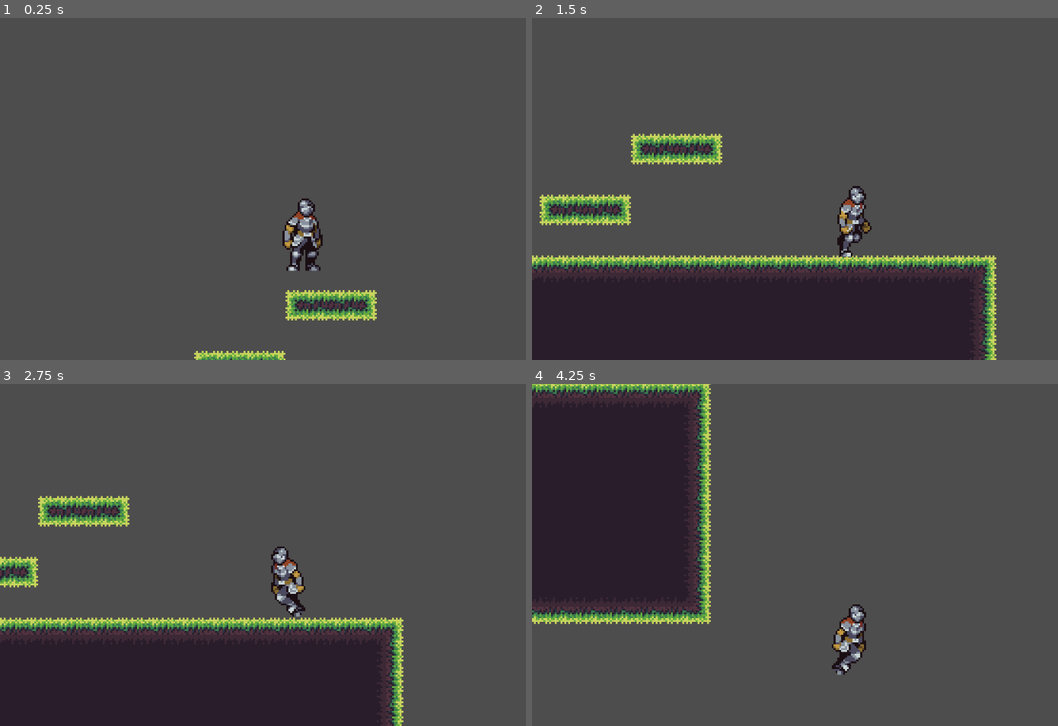
Above: before the commit, frames 1-4 (two rows, left to right).
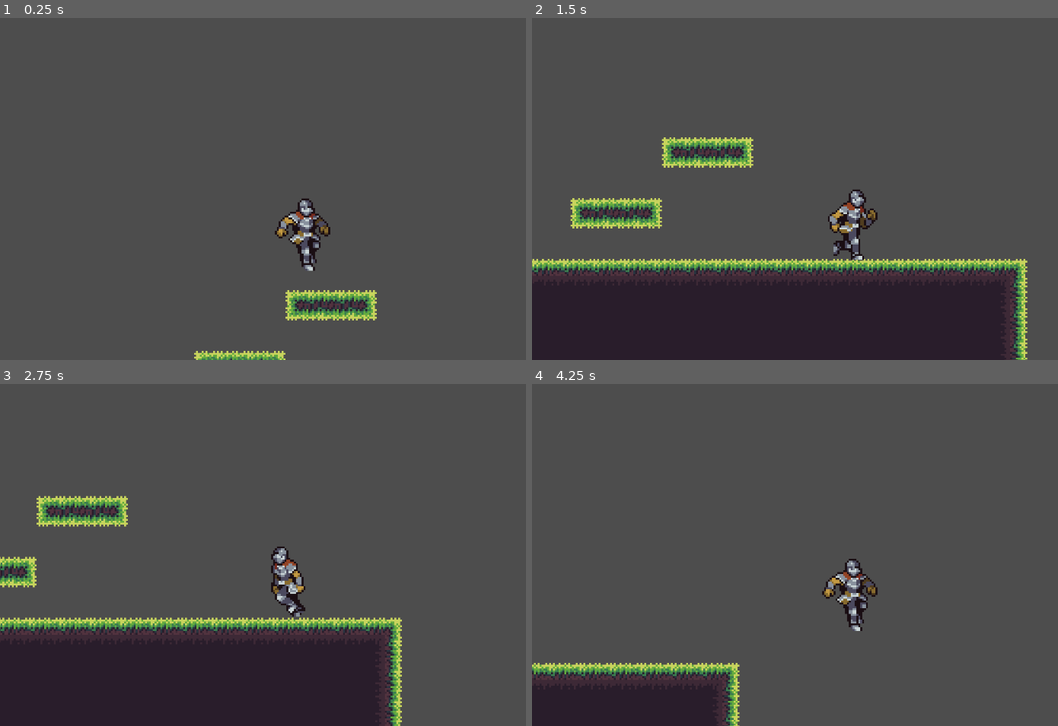
Above: after the commit, the same moments.

Repository: Juexis/state-machine
Game: Godot game, scene res://Levels/world.tscn
The game is run twice, just before and just after one commit, with the same random seed, the same clock (stepped at 60 frames per second) and the same inputs.
Inputs:
- Up to frame 1 (0.25 s): no input
- Up to frame 2 (1.5 s): hold Right (move_right) from 0.53 s (still down); tap Z (jump) at 0.6, 0.77, 1.07 s; tap Shift (dash) at 1.35 s
- Up to frame 3 (2.75 s): tap Z (jump) at 1.52, 1.55, 1.82, 2.1 s; release Right (move_right) at 2.03 s; hold Left (move_left) from 2.03 s (still down)
- Up to frame 4 (4.25 s): release Left (move_left) at 2.78 s; hold Right (move_right) from 2.78 s (still down); tap Shift (dash) at 2.85 s; tap Z (jump) at 3.02, 3.05, 3.32, 3.6, 3.77, 4.07 s

The runs differ from the first frame. In frame 1, 0.8% of the frame differs, in the area x 52-63%, y 53-74%; in frame 2, 10%; in frame 3, 3.5%; in frame 4, 32%, in the area x 0-66%, y 0-100%.

Commit message:
implemented run, jump, and fall
Goal met: functioning player with node-based state machine

Solutions:
- gravity must be applied prior to state logic and move_and_slide()

- make sure move_toward() is in a if statement

Weird bugs:
- before move and slide and state logic in Player.gd, the velocity.y is stuck at 14.7 for some reason

- fall state switch in idle.gd needs to be in process_frame or it acts weird (when in process_input)

- air resistance/friction needs to be put in an else statement in both jump.gd and fall.gd, this wasn't the case in the enum one

- Player feels weirdly faster in the air, i don't know how to explain it or fix it

Diff:
--- a/state-machine/Scripts/Player States/fall.gd
+++ b/state-machine/Scripts/Player States/fall.gd
@@ -1 +1,18 @@
 extends State
+
+@export var idle_state: State
+
+var air_accel: int = 200
+var air_fric: int = 200
+
+func process_physics(delta):
+	var input_axis = Input.get_axis("move_left","move_right")
+
+	if input_axis:
+		parent.velocity.x = move_toward(parent.velocity.x, 120 * input_axis, air_accel * delta)
+		parent.animations.flip_h = input_axis < 0
+	else:
+		parent.velocity.x = move_toward(parent.velocity.x, 0 * input_axis, air_fric * delta)
+
+	if parent.is_on_floor():
+		return idle_state
--- a/state-machine/Scripts/Player States/idle.gd
+++ b/state-machine/Scripts/Player States/idle.gd
@@ -2,12 +2,20 @@
 
 @export var run_state: State
 
-func enter():
-	super()
+@export var jump_state: State
 
+@export var fall_state: State
 
-func process_input(input):
-	var input_axis = Input.get_axis("move_left","move_right")
+func process_physics(delta):
+	# set velocity back to zero
+	parent.velocity.x = move_toward(parent.velocity.x, 0, 550 * delta)
 
-	if(input_axis):
+	if Input.is_action_pressed("move_left") or Input.is_action_pressed("move_right"):
 		return run_state
+
+	if Input.is_action_just_pressed("jump"):
+		return jump_state
+
+func process_frame(delta):
+	if parent.velocity.y > 0:
+		return fall_state
--- a/state-machine/Scripts/Player States/jump.gd
+++ b/state-machine/Scripts/Player States/jump.gd
@@ -1 +1,23 @@
 extends State
+
+@export var fall_state: State
+
+var jump_vel: int = -250
+var air_accel: int = 200
+var air_fric: int = 200
+
+func enter():
+	super()
+	parent.velocity.y += jump_vel
+
+func process_physics(delta):
+	var input_axis = Input.get_axis("move_left","move_right")
+
+	if input_axis:
+		parent.velocity.x = move_toward(parent.velocity.x, 120 * input_axis, air_accel * delta)
+		parent.animations.flip_h = input_axis < 0
+	else:
+		parent.velocity.x = move_toward(parent.velocity.x, 0, air_fric * delta)
+
+	if parent.velocity.y > 0:
+		return fall_state
--- a/state-machine/Scripts/Player States/run.gd
+++ b/state-machine/Scripts/Player States/run.gd
@@ -2,22 +2,32 @@
 
 @export var idle_state: State
 
+@export var jump_state: State
+
+@export var fall_state: State
+
 var speed: int = 120
-var acceleration: int = 800
+var acceleration: int = 700
+
+func process_input(input):
+	if Input.is_action_just_pressed("jump"):
+		return jump_state
+
+	if parent.velocity.y > 0:
+		return fall_state
 
 func process_physics(delta):
 	var input_axis: float = Input.get_axis("move_left","move_right")
-	parent.velocity.x = move_toward(parent.velocity.x, speed * input_axis, acceleration * delta)
 
-	# handle character flipping
-	if input_axis < 0:
-		parent.animations.flip_h = true
-	elif input_axis > 0:
-		parent.animations.flip_h = false
+	if input_axis:
+		parent.velocity.x = move_toward(parent.velocity.x, speed * input_axis, acceleration * delta)
 
+		# handle character flipping
+		parent.animations.flip_h = input_axis < 0
 
 	if !input_axis:
-		while (parent.velocity.x != 0):
-			print(parent.velocity.x)
-			parent.velocity.x = move_toward(parent.velocity.x, 0, 20 * delta)
-		return idle_state
+		parent.velocity.x = move_toward(parent.velocity.x, 0, 450 * delta)
+
+		# wait until friction is done
+		if parent.velocity.x == 0:
+			return idle_state
--- a/state-machine/Scripts/player.gd
+++ b/state-machine/Scripts/player.gd
@@ -17,6 +17,7 @@
 	velocity += get_gravity() * 0.9 * delta # apply gravity before state logic
 	state_machine.process_physics(delta)
 	move_and_slide()
+	#print(velocity)
 
 func _process(delta: float) -> void:
 	state_machine.process_frame(delta)
--- a/state-machine/Scripts/state_machine.gd
+++ b/state-machine/Scripts/state_machine.gd
@@ -23,7 +23,7 @@
 
 func process_physics(delta: float) -> void:
 	var new_state = current_state.process_physics(delta)
-	print(current_state)
+	#print(current_state)
 	if new_state:
 		change_state(new_state)
 
--- a/state-machine/player.tscn
+++ b/state-machine/player.tscn
@@ -1,10 +1,12 @@
-[gd_scene load_steps=7 format=3 uid="uid://bs06r7jtf2gne"]
+[gd_scene load_steps=9 format=3 uid="uid://bs06r7jtf2gne"]
 
 [ext_resource type="SpriteFrames" uid="uid://drcvpu67u5b55" path="res://Animations/player.tres" id="1_4flbx"]
 [ext_resource type="Script" uid="uid://bwm88ejo8hvon" path="res://Scripts/player.gd" id="1_onrkg"]
 [ext_resource type="Script" uid="uid://bomdm66paxyuj" path="res://Scripts/state_machine.gd" id="3_i3pqv"]
 [ext_resource type="Script" uid="uid://cbwt3i44geip2" path="res://Scripts/Player States/idle.gd" id="4_hqtel"]
 [ext_resource type="Script" uid="uid://ohlenoi346ic" path="res://Scripts/Player States/run.gd" id="5_sweqy"]
+[ext_resource type="Script" uid="uid://cpc8mk4x28tr1" path="res://Scripts/Player States/jump.gd" id="6_2hs0m"]
+[ext_resource type="Script" uid="uid://bguh25i8jkck4" path="res://Scripts/Player States/fall.gd" id="7_1jxqw"]
 
 [sub_resource type="CapsuleShape2D" id="CapsuleShape2D_onrkg"]
 radius = 7.5
@@ -33,12 +35,26 @@
 script = ExtResource("3_i3pqv")
 starting_state = NodePath("idle")
 
-[node name="idle" type="Node" parent="state_machine" node_paths=PackedStringArray("run_state")]
+[node name="idle" type="Node" parent="state_machine" node_paths=PackedStringArray("run_state", "jump_state", "fall_state")]
 script = ExtResource("4_hqtel")
 run_state = NodePath("../run")
+jump_state = NodePath("../jump")
+fall_state = NodePath("../fall")
 animation_name = "idle"
 
-[node name="run" type="Node" parent="state_machine" node_paths=PackedStringArray("idle_state")]
+[node name="run" type="Node" parent="state_machine" node_paths=PackedStringArray("idle_state", "jump_state", "fall_state")]
 script = ExtResource("5_sweqy")
 idle_state = NodePath("../idle")
+jump_state = NodePath("../jump")
+fall_state = NodePath("../fall")
 animation_name = "run"
+
+[node name="jump" type="Node" parent="state_machine" node_paths=PackedStringArray("fall_state")]
+script = ExtResource("6_2hs0m")
+fall_state = NodePath("../fall")
+animation_name = "jump"
+
+[node name="fall" type="Node" parent="state_machine" node_paths=PackedStringArray("idle_state")]
+script = ExtResource("7_1jxqw")
+idle_state = NodePath("../idle")
+animation_name = "fall"
